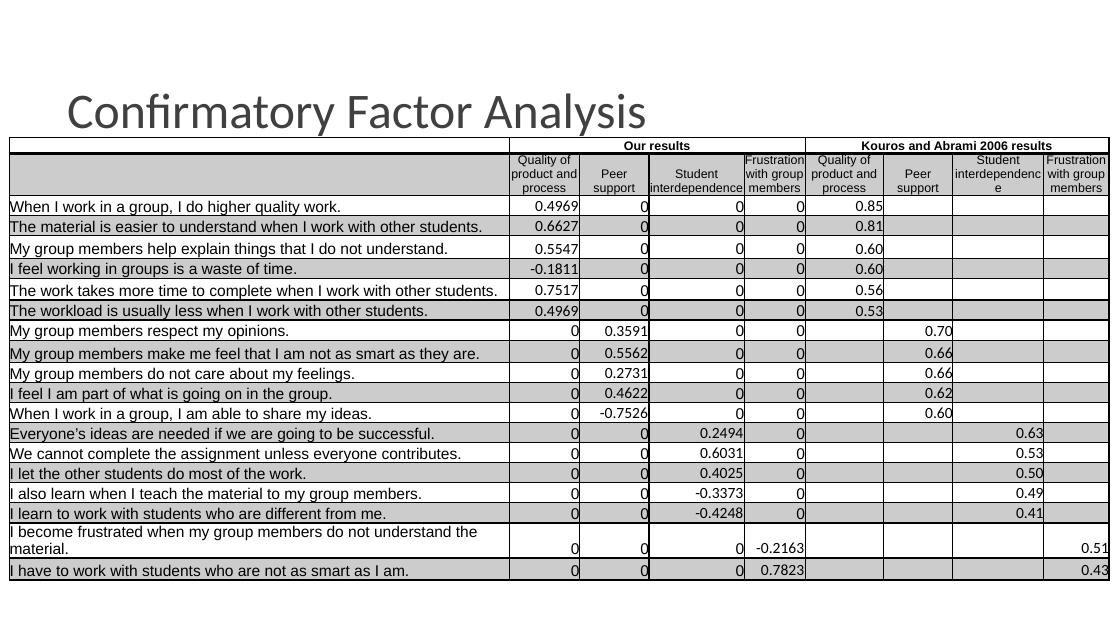
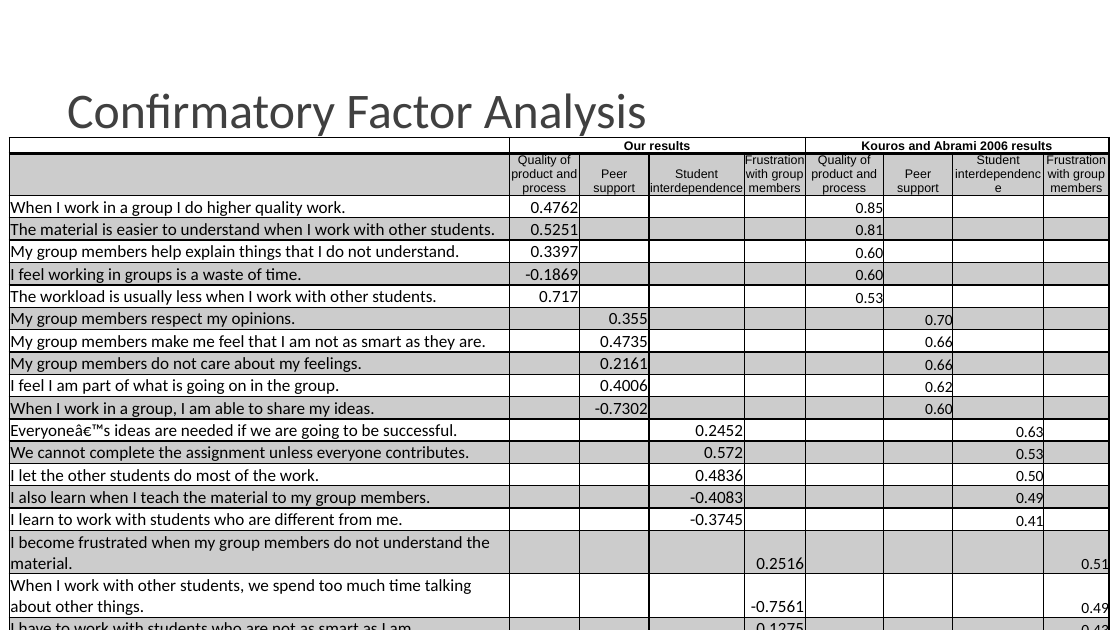
Before and after one commit to Pontigre/PER_analysis, a slide deck: slide 11 of Analysis_explanation.pptx. Drawn at 1120x630 pixels with LibreOffice and Linux fonts; fonts in the diff are those of the drawing; background and template pictures are left out. Boxes give left, top, right and bottom in pixels: in the first picture for what was removed or moved away, otherwise in the second. Text is boxed around its words. In the diff, an @@ line names an element or a change of style, - is before the commit and + after.

```diff
--- a/Analysis_explanation.pptx
+++ b/Analysis_explanation.pptx
@@ table at <box>9,138,1108,630</box> @@
-row 3: When I work in a group, I do higher quality work. | 0.4969 | 0 | 0 | 0 | 0.85 |  |  | 
+row 3: When I work in a group I do higher quality work. | 0.4762 |  |  |  | 0.85 |  |  | 
-row 4: The material is easier to understand when I work with other students. | 0.6627 | 0 | 0 | 0 | 0.81 |  |  | 
+row 4: The material is easier to understand when I work with other students. | 0.5251 |  |  |  | 0.81 |  |  | 
-row 5: My group members help explain things that I do not understand. | 0.5547 | 0 | 0 | 0 | 0.60 |  |  | 
+row 5: My group members help explain things that I do not understand. | 0.3397 |  |  |  | 0.60 |  |  | 
-row 6: I feel working in groups is a waste of time. | -0.1811 | 0 | 0 | 0 | 0.60 |  |  | 
+row 6: I feel working in groups is a waste of time. | -0.1869 |  |  |  | 0.60 |  |  | 
-row 7: The work takes more time to complete when I work with other students. | 0.7517 | 0 | 0 | 0 | 0.56 |  |  | 
+row 7: The workload is usually less when I work with other students. | 0.717 |  |  |  | 0.53 |  |  | 
-row 8: The workload is usually less when I work with other students. | 0.4969 | 0 | 0 | 0 | 0.53 |  |  | 
+row 8: My group members respect my opinions. |  | 0.355 |  |  |  | 0.70 |  | 
-row 9: My group members respect my opinions. | 0 | 0.3591 | 0 | 0 |  | 0.70 |  | 
+row 9: My group members make me feel that I am not as smart as they are. |  | 0.4735 |  |  |  | 0.66 |  | 
-row 10: My group members make me feel that I am not as smart as they are. | 0 | 0.5562 | 0 | 0 |  | 0.66 |  | 
+row 10: My group members do not care about my feelings. |  | 0.2161 |  |  |  | 0.66 |  | 
-row 11: My group members do not care about my feelings. | 0 | 0.2731 | 0 | 0 |  | 0.66 |  | 
+row 11: I feel I am part of what is going on in the group. |  | 0.4006 |  |  |  | 0.62 |  | 
-row 12: I feel I am part of what is going on in the group. | 0 | 0.4622 | 0 | 0 |  | 0.62 |  | 
+row 12: When I work in a group, I am able to share my ideas. |  | -0.7302 |  |  |  | 0.60 |  | 
-row 13: When I work in a group, I am able to share my ideas. | 0 | -0.7526 | 0 | 0 |  | 0.60 |  | 
+row 13: Everyoneâ€™s ideas are needed if we are going to be successful. |  |  | 0.2452 |  |  |  | 0.63 | 
-row 14: Everyone’s ideas are needed if we are going to be successful. | 0 | 0 | 0.2494 | 0 |  |  | 0.63 | 
+row 14: We cannot complete the assignment unless everyone contributes. |  |  | 0.572 |  |  |  | 0.53 | 
-row 15: We cannot complete the assignment unless everyone contributes. | 0 | 0 | 0.6031 | 0 |  |  | 0.53 | 
+row 15: I let the other students do most of the work. |  |  | 0.4836 |  |  |  | 0.50 | 
-row 16: I let the other students do most of the work. | 0 | 0 | 0.4025 | 0 |  |  | 0.50 | 
+row 16: I also learn when I teach the material to my group members. |  |  | -0.4083 |  |  |  | 0.49 | 
-row 17: I also learn when I teach the material to my group members. | 0 | 0 | -0.3373 | 0 |  |  | 0.49 | 
+row 17: I learn to work with students who are different from me. |  |  | -0.3745 |  |  |  | 0.41 | 
-row 18: I learn to work with students who are different from me. | 0 | 0 | -0.4248 | 0 |  |  | 0.41 | 
+row 18: I become frustrated when my group members do not understand the material. |  |  |  | 0.2516 |  |  |  | 0.51
-row 19: I become frustrated when my group members do not understand the material. | 0 | 0 | 0 | -0.2163 |  |  |  | 0.51
+row 19: When I work with other students, we spend too much time talking about other things. |  |  |  | -0.7561 |  |  |  | 0.49
-row 20: I have to work with students who are not as smart as I am. | 0 | 0 | 0 | 0.7823 |  |  |  | 0.43
+row 20: I have to work with students who are not as smart as I am. |  |  |  | 0.1275 |  |  |  | 0.43
@@ size 10 to 11 pt, font Arial to Calibri in "The material is easier to understand when ...", "My group members help explain things that ...", "I feel working in groups is a ...", "I have to work with students who ..." @@
```
Also in this commit, not shown: 1 other slide changed, 1 slide added.
